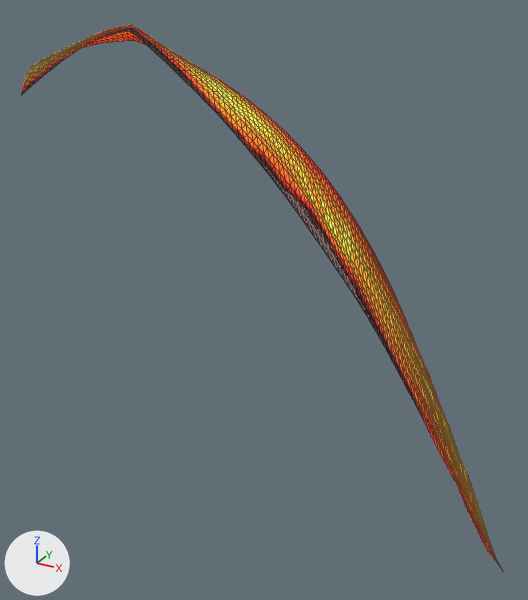
The glTF model flow_1_0.glb as it was, and as the next commit left it.
Camera for both pictures: a camera (50 mm lens) standing at (27.4, -2.5, 92.2) and looking at (17.8, 15.1, 83.5). Arrows for +X, +Y and +Z are at lower left; the lights stay in place. The picture after the commit comes second. Mesh edges are drawn as thin lines.
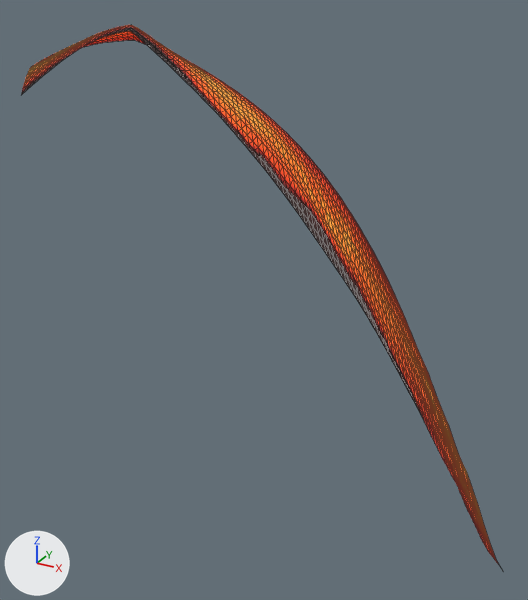
The change, as a diff of the scene's bpy script:
```diff
--- a/flow_1_0.glb.py
+++ b/flow_1_0.glb.py
@@ mat_material_0 @@
 n0 = _N.new('ShaderNodeBsdfPrincipled'); n0.name = 'Principled BSDF'
 n0.inputs[2].default_value = 0.55  # 'Roughness'
-n0.inputs[28].default_value = 2.6  # 'Emission Strength'
+n0.inputs[28].default_value = 1.0  # 'Emission Strength'
 n1 = _N.new('ShaderNodeOutputMaterial'); n1.name = 'Material Output'
```

Changed parts and their boxes (x1, y1, x2, y2) in the pictures (528 x 600 px):
'Mesh_0', surface changed
    both: (22, 25, 498, 563)
